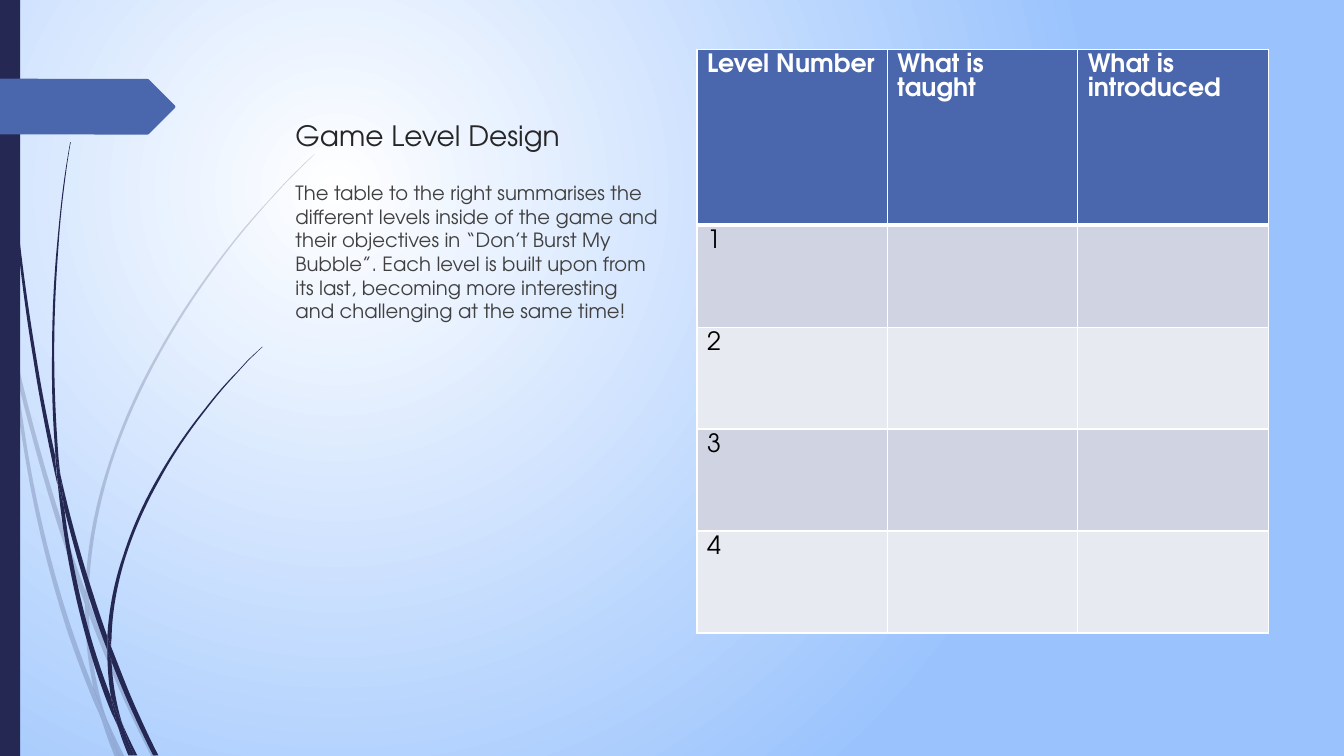
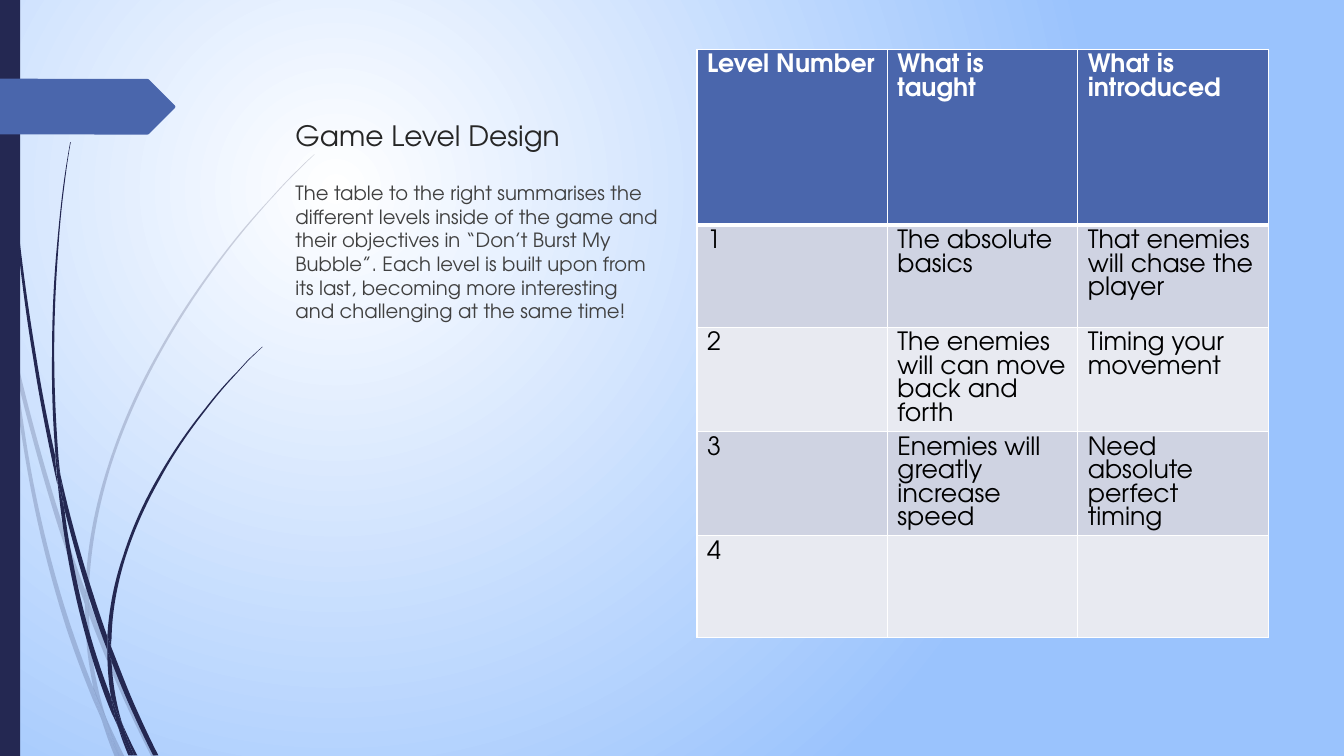
Before and after one commit to ChloeWoodman/Dont-Burst-My-Bubble-Game, a slide deck: slide 5 of Don't Burst My Bubble Presentation.pptx. Drawn at 1344x756 pixels with LibreOffice and Linux fonts; fonts in the diff are those of the drawing. Boxes give left, top, right and bottom in pixels: in the first picture for what was removed or moved away, otherwise in the second. Text is boxed around its words. In the diff, an @@ line names an element or a change of style, - is before the commit and + after.

Commit message:
Filling some of the level design fields

```diff
--- a/Don't Burst My Bubble Presentation.pptx
+++ b/Don't Burst My Bubble Presentation.pptx
@@ table at (x1=697, y1=49, x2=1268, y2=692) @@
-row 2, column 2: 
+row 2, column 2: The absolute basics
-row 2, column 3: 
+row 2, column 3: That enemies will chase the player
-row 3, column 2: 
+row 3, column 2: The enemies will can move back and forth
-row 3, column 3: 
+row 3, column 3: Timing your movement
-row 4, column 2: 
+row 4, column 2: Enemies will greatly increase speed
-row 4, column 3: 
+row 4, column 3: Need absolute perfect timing
```
